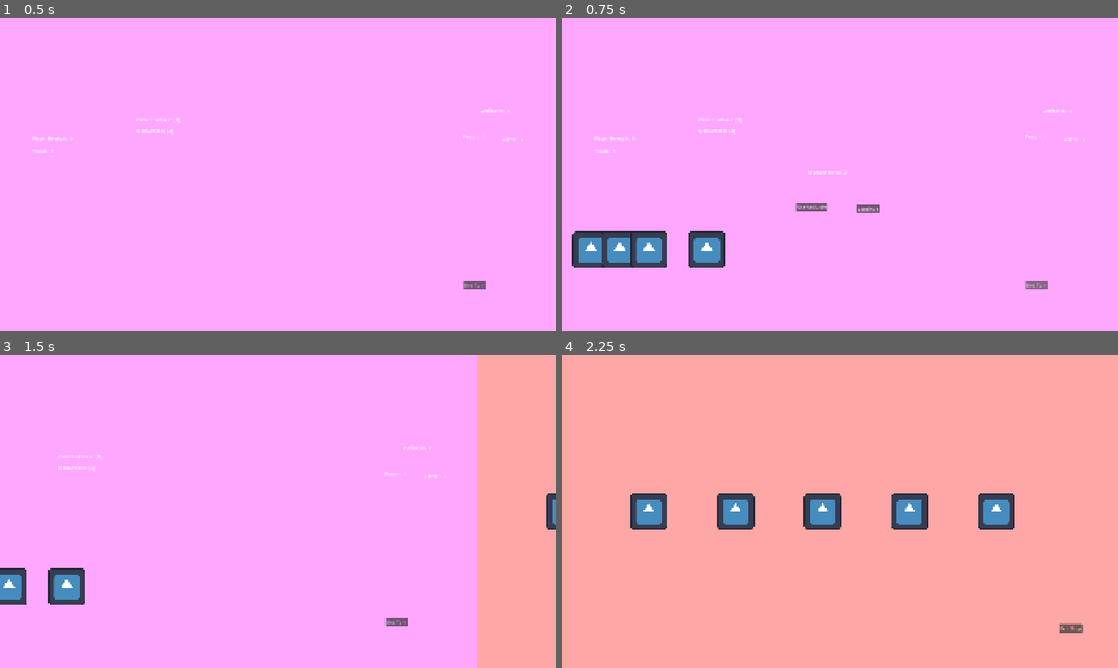
Above: before the commit, frames 1-4 (two rows, left to right).
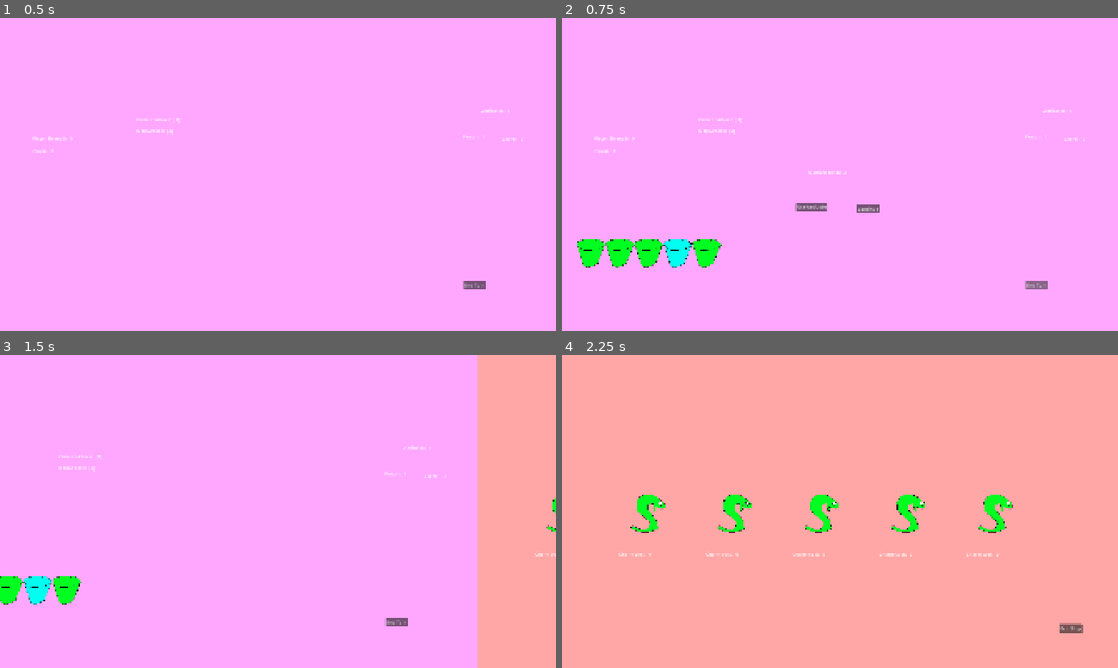
Above: after the commit, the same moments.

Repository: Novali91/Snakeeyes
Game: Godot game, scene res://01_Managers/01_StateManager/top_state_machine.tscn
Two runs of this game, one before a commit and one after it. Both use one fixed random seed, a clock stepped at 60 frames per second and the inputs below. The engine's default icon, where the game draws it, is replaced by a stand-in: a white triangle on a blue panel in a dark square.
Inputs (mouse positions are in pixels of both pictures, inside the frame that each line leads up to):
- Up to frame 1 (0.5 s): no input
- Up to frame 2 (0.75 s): click "End Turn" at 0.5 s
- Up to frame 3 (1.5 s): click "Continue" at 1.25 s
- Up to frame 4 (2.25 s): move the mouse to (662, 511) at 2.02 s; hold Right (right) from 2.03 s (still down); click (662, 511) at 2.17 s

Frame 1 is identical in both runs. In frame 2, 3.1% of the frame differs, in the area x 1-30%, y 68-80%; in frame 3, 1.9%; in frame 4, 4.2%, in the area x 10-82%, y 44-65%.

Commit message:
buying snakes and dev art

Diff:
--- a/01_Managers/01_StateManager/01_States/05_Shop/shop_state.gd
+++ b/01_Managers/01_StateManager/01_States/05_Shop/shop_state.gd
@@ -3,15 +3,19 @@
 
 func setup() -> void:
 	sm.exit_shop_button.pressed.connect(_exit_shop)
+	sm.shop_manager.snake_clicked.connect(_check_snake)
 
 func enter() -> void:
 	sm.camera_manager.switch_screen(sm.camera_manager.RIGHT)
 	sm.camera_manager.unlock_camera()
 	sm.exit_shop_button.make_pressable()
 
+	sm.shop_manager.can_buy = true
+
 
 func exit() -> void:
 	sm.exit_shop_button.stop_pressable()
+	sm.shop_manager.can_buy = false
 
 func process_tick(_delta: float) -> void:
 	pass
@@ -19,5 +23,14 @@
 func physics_tick(_delta: float) -> void:
 	pass
 
+func _check_snake(snake: Snake) -> void:
+	if snake.attached_snake.cost <= sm.game_stats.charm:
+		sm.game_stats.charm -= snake.attached_snake.cost
+		sm.charm_overlay.set_value(sm.game_stats.charm)
+
+		var snake_copy = sm.shop_manager.create_snake(snake.attached_snake)
+		sm.deck_manager.add_snake(snake_copy)
+		sm.shop_manager.purchase_snake(snake)
+
 func _exit_shop() -> void:
 	sm.switch_state(sm.States.END_TURN)
--- a/01_Managers/02_ShopManager/shop_manager.gd
+++ b/01_Managers/02_ShopManager/shop_manager.gd
@@ -8,6 +8,7 @@
 var can_buy: bool = false
 
 @onready var _tooltip_manager: TooltipManager = $TooltipManager
+@onready var _labels_node: Node2D = $PriceLabels
 
 @onready var _snake_scene: PackedScene = preload("res://02_Deck/02_Snakes/snake.tscn")
 
@@ -36,33 +37,48 @@
 ]
 
 var _cur_snakes: Array[Snake] = []
+var _labels: Array[Label] = []
 
 func _ready() -> void:
 	_tooltip_manager.child_was_clicked.connect(_snake_clicked)
 
+	for l: Label in _labels_node.get_children():
+		_labels.push_back(l)
+
 func empty_shop() -> void:
-	pass
+	for s: Snake in _cur_snakes:
+		_remove_snake(s)
 
 func fill_shop() -> void:
 	_cur_snakes = _get_snakes(SHOP_SIZE)
 	for i in SHOP_SIZE:
 		_cur_snakes[i].position = _shop_positions[i]
+		_labels[i].text = str(_cur_snakes[i].attached_snake.cost)
 		_tooltip_manager.add_item(_cur_snakes[i])
 
 func get_starting_snakes() -> Array[Snake]:
 	var snake_arr: Array[Snake] = []
 
 	for s: SnakeResource in _starting_snakes:
-		var new_snake = _create_snake(s)
+		var new_snake = create_snake(s)
 		snake_arr.push_back(new_snake)
 
 	return snake_arr
+
+func create_snake(resource: SnakeResource) -> Snake:
+	var new_snake: Snake = _snake_scene.instantiate()
+	new_snake.attached_snake = resource
+	new_snake.current_drink = resource.drink_resource.duplicate()
+	return new_snake
+
+func purchase_snake(snake: Snake) -> void:
+	_remove_snake(snake)
 
 func _get_snakes(num: int) -> Array[Snake]:
 	var arr: Array[Snake] = []
 
 	for i in num:
-		var new_snake = _create_snake(_common_snakes[0])
+		var new_snake = create_snake(_common_snakes[0])
 		arr.push_back(new_snake)
 
 	return arr
@@ -73,11 +89,6 @@
 	var typed_snake = snake as Snake
 	snake_clicked.emit(typed_snake)
 
-func _purchase_snake(snake: Snake) -> void:
-	pass
-
-func _create_snake(resource: SnakeResource) -> Snake:
-	var new_snake: Snake = _snake_scene.instantiate()
-	new_snake.attached_snake = resource
-	new_snake.current_drink = resource.drink_resource.duplicate()
-	return new_snake
+func _remove_snake(snake: Snake) -> void:
+	_cur_snakes.erase(snake)
+	_tooltip_manager.remove_item(snake, true)
--- a/01_Managers/02_ShopManager/shop_manager.tscn
+++ b/01_Managers/02_ShopManager/shop_manager.tscn
@@ -10,3 +10,70 @@
 [node name="TooltipManager" type="Node2D" parent="." unique_id=653139634]
 script = ExtResource("2_8kjcj")
 metadata/_custom_type_script = "uid://6hd2b0wx5v7f"
+
+[node name="PriceLabels" type="Node2D" parent="." unique_id=450063478]
+
+[node name="Label" type="Label" parent="PriceLabels" unique_id=200667757]
+offset_left = 300.0
+offset_top = 675.0
+offset_right = 340.0
+offset_bottom = 698.0
+
+[node name="Label" type="Label" parent="PriceLabels/Label" unique_id=1453093933]
+layout_mode = 0
+offset_left = -104.0
+offset_right = -7.0
+offset_bottom = 23.0
+text = "Charm cost: "
+
+[node name="Label2" type="Label" parent="PriceLabels" unique_id=1712400039]
+offset_left = 600.0
+offset_top = 675.0
+offset_right = 640.0
+offset_bottom = 698.0
+
+[node name="Label" type="Label" parent="PriceLabels/Label2" unique_id=813303544]
+layout_mode = 0
+offset_left = -104.0
+offset_right = -7.0
+offset_bottom = 23.0
+text = "Charm cost: "
+
+[node name="Label3" type="Label" parent="PriceLabels" unique_id=1766833693]
+offset_left = 900.0
+offset_top = 675.0
+offset_right = 940.0
+offset_bottom = 698.0
+
+[node name="Label" type="Label" parent="PriceLabels/Label3" unique_id=1967914019]
+layout_mode = 0
+offset_left = -104.0
+offset_right = -7.0
+offset_bottom = 23.0
+text = "Charm cost: "
+
+[node name="Label4" type="Label" parent="PriceLabels" unique_id=1404002869]
+offset_left = 1200.0
+offset_top = 675.0
+offset_right = 1240.0
+offset_bottom = 698.0
+
+[node name="Label" type="Label" parent="PriceLabels/Label4" unique_id=2005382811]
+layout_mode = 0
+offset_left = -104.0
+offset_right = -7.0
+offset_bottom = 23.0
+text = "Charm cost: "
+
+[node name="Label5" type="Label" parent="PriceLabels" unique_id=1733416896]
+offset_left = 1500.0
+offset_top = 675.0
+offset_right = 1540.0
+offset_bottom = 698.0
+
+[node name="Label" type="Label" parent="PriceLabels/Label5" unique_id=275974070]
+layout_mode = 0
+offset_left = -104.0
+offset_right = -7.0
+offset_bottom = 23.0
+text = "Charm cost: "
--- a/02_Deck/01_Drinks/01_SpecificDrinks/blue_viper_venom.tres
+++ b/02_Deck/01_Drinks/01_SpecificDrinks/blue_viper_venom.tres
@@ -1,10 +1,12 @@
 [gd_resource type="Resource" script_class="DrinkResource" format=3 uid="uid://cco6u2vffel1w"]
 
 [ext_resource type="Script" uid="uid://cysm36u2jsf44" path="res://02_Deck/01_Drinks/drink_resource.gd" id="1_aahfr"]
+[ext_resource type="Texture2D" uid="uid://5d6d6r4um2n5" path="res://05_Assets/01_Art/01_DevArt/blue_poison.png" id="1_jplr2"]
 
 [resource]
 script = ExtResource("1_aahfr")
 drink_name = "Blue Viper Venom"
+drink_sprite = ExtResource("1_jplr2")
 poison = 1
 charm = 1
 special_ability = 1
--- a/02_Deck/01_Drinks/01_SpecificDrinks/starting_charm_drink.tres
+++ b/02_Deck/01_Drinks/01_SpecificDrinks/starting_charm_drink.tres
@@ -1,7 +1,7 @@
 [gd_resource type="Resource" script_class="DrinkResource" format=3 uid="uid://daf5iu2vifaq6"]
 
 [ext_resource type="Script" uid="uid://cysm36u2jsf44" path="res://02_Deck/01_Drinks/drink_resource.gd" id="1_7ffau"]
-[ext_resource type="Texture2D" uid="uid://iydiawq3074m" path="res://icon.svg" id="1_8fr5m"]
+[ext_resource type="Texture2D" uid="uid://bap1omca0fc53" path="res://05_Assets/01_Art/01_DevArt/green_poison.png" id="1_8fr5m"]
 
 [resource]
 script = ExtResource("1_7ffau")
--- a/02_Deck/02_Snakes/01_SpecificSnakes/blue_viper.tres
+++ b/02_Deck/02_Snakes/01_SpecificSnakes/blue_viper.tres
@@ -2,7 +2,7 @@
 
 [ext_resource type="Resource" uid="uid://cco6u2vffel1w" path="res://02_Deck/01_Drinks/01_SpecificDrinks/blue_viper_venom.tres" id="1_16v11"]
 [ext_resource type="Script" uid="uid://6sj3dk6frj4" path="res://02_Deck/02_Snakes/snake_resource.gd" id="1_avnb1"]
-[ext_resource type="Texture2D" uid="uid://iydiawq3074m" path="res://icon.svg" id="3_ow5d2"]
+[ext_resource type="Texture2D" uid="uid://b4hyp37rgucew" path="res://05_Assets/01_Art/01_DevArt/blue_snake.png" id="3_ow5d2"]
 
 [resource]
 script = ExtResource("1_avnb1")
--- a/02_Deck/02_Snakes/01_SpecificSnakes/green_viper.tres
+++ b/02_Deck/02_Snakes/01_SpecificSnakes/green_viper.tres
@@ -2,7 +2,7 @@
 
 [ext_resource type="Script" uid="uid://6sj3dk6frj4" path="res://02_Deck/02_Snakes/snake_resource.gd" id="1_3o2gv"]
 [ext_resource type="Resource" uid="uid://daf5iu2vifaq6" path="res://02_Deck/01_Drinks/01_SpecificDrinks/starting_charm_drink.tres" id="1_7eleh"]
-[ext_resource type="Texture2D" uid="uid://iydiawq3074m" path="res://icon.svg" id="3_udocb"]
+[ext_resource type="Texture2D" uid="uid://dhjeq0d6t20ad" path="res://05_Assets/01_Art/01_DevArt/green_snake.png" id="3_udocb"]
 
 [resource]
 script = ExtResource("1_3o2gv")
--- a/02_Deck/02_Snakes/01_SpecificSnakes/red_viper.tres
+++ b/02_Deck/02_Snakes/01_SpecificSnakes/red_viper.tres
@@ -2,10 +2,11 @@
 
 [ext_resource type="Resource" uid="uid://bykhts4uvgn0j" path="res://02_Deck/01_Drinks/01_SpecificDrinks/starting_strength_drink.tres" id="1_a1nyo"]
 [ext_resource type="Script" uid="uid://6sj3dk6frj4" path="res://02_Deck/02_Snakes/snake_resource.gd" id="1_g3577"]
+[ext_resource type="Texture2D" uid="uid://bjvvl31o8nip7" path="res://05_Assets/01_Art/01_DevArt/red_snake.png" id="3_vv24c"]
 
 [resource]
 script = ExtResource("1_g3577")
-name = "Red Viper"
-attached_drink = ExtResource("1_a1nyo")
+drink_resource = ExtResource("1_a1nyo")
+snake_sprite = ExtResource("3_vv24c")
 rarity = "Starter"
 metadata/_custom_type_script = "uid://6sj3dk6frj4"
